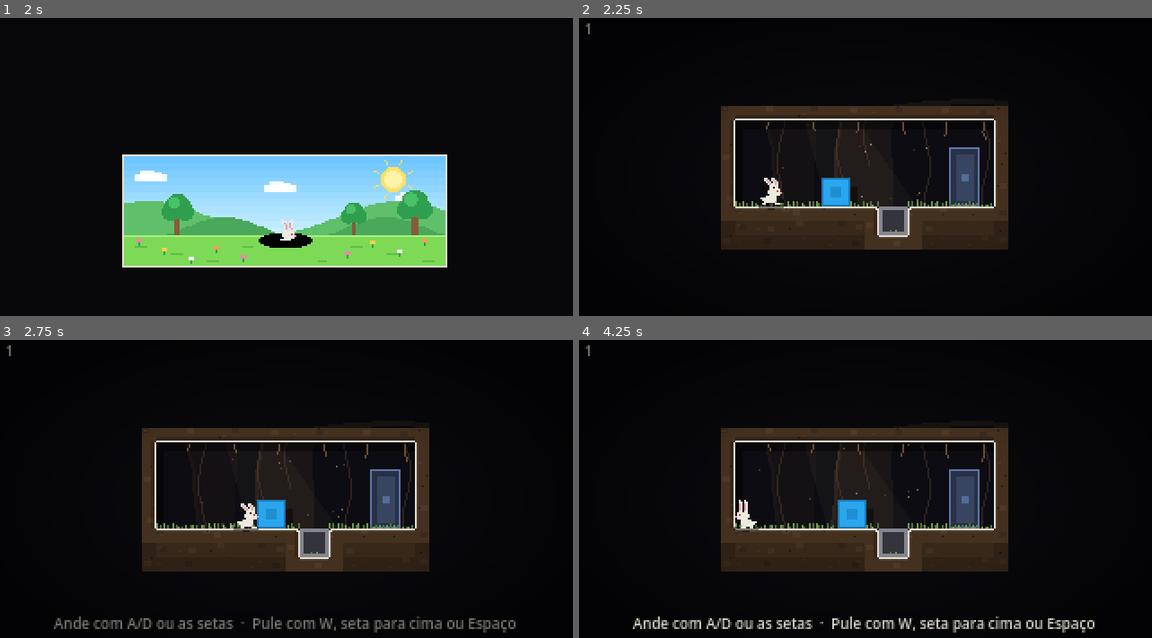
Above: before the commit, frames 1-4 (two rows, left to right).
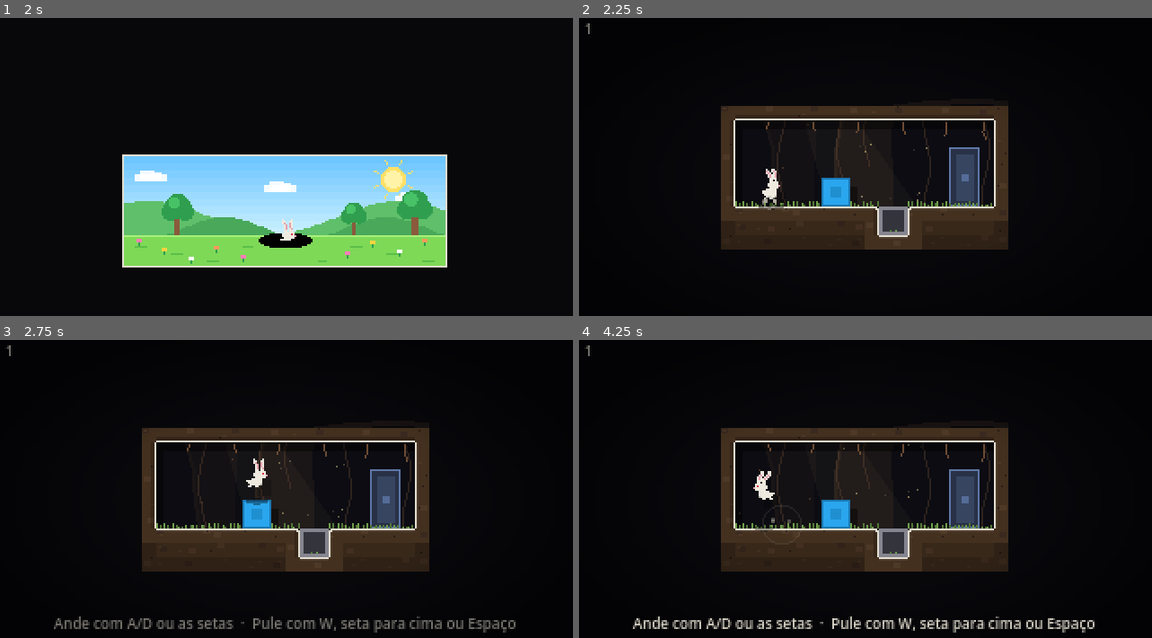
Above: after the commit, the same moments.

Repository: victobonetti/FREE
Game: Godot game, scene res://scenes/main.tscn
The game is run twice, just before and just after one commit, with the same random seed, the same clock (stepped at 60 frames per second) and the same inputs.
Inputs (mouse positions are in pixels of both pictures, inside the frame that each line leads up to):
- Up to frame 1 (2 s): tap Enter (start) at 0.5 s; move the mouse to (412, 161) at 0.52 s; hold D (move_right) 0.53-1.25 s; hold Space (jump) 0.53-1.25 s; click (412, 161) at 0.67 s; drag from (171, 193) to (257, 241) at 1.27 s
- Up to frame 2 (2.25 s): move the mouse to (922, 107) at 2.02 s; hold D (move_right) from 2.03 s (still down); hold Space (jump) from 2.03 s (still down); tap Page Down (next_room) at 2.1 s
- Up to frame 3 (2.75 s): keep holding D (move_right); keep holding Space (jump)
- Up to frame 4 (4.25 s): release D (move_right) at 2.75 s; release Space (jump) at 2.75 s; drag from (836, 563) to (693, 450) at 2.77 s; move the mouse to (1037, 548) at 3.52 s; hold A (move_left) from 3.53 s (still down); hold Space (jump) from 3.53 s (still down); tap Q (rotate_ccw) at 3.6 s

Frame 1 is identical in both runs. In frame 2, 0.2% of the frame differs, in the area x 31-36%, y 50-65%; in frame 3, 0.8%; in frame 4, 1.1%, in the area x 26-51%, y 43-65%.

Commit message:
Segurar o pulo repete o pulo a cada toque no chão (D98)
Co-Authored-By: Claude Opus 5.5 <noreply@anthropic.com>
Claude-Session: https://claude.ai/code/session_01UUHK2L34Y5k1sZ9bGVAo6W

Diff:
--- a/scripts/rabbit.gd
+++ b/scripts/rabbit.gd
@@ -155,6 +155,9 @@
 		jump_buf = BUFFER_FRAMES
 	else:
 		jump_buf = maxi(jump_buf - 1, 0)
+	# segurando o pulo, o coelho pula de novo a cada vez que toca o chão (D98)
+	if jump_held and on_ground and rope == null:
+		jump_buf = maxi(jump_buf, 1)
 
 	# --- Horizontal ---
 	var top_speed := MAX_SPEED * lerpf(1.0, SWIM_SPEED, clampf(wet / FLOAT_FRAC, 0.0, 1.0))
--- a/tests/run_tests.gd
+++ b/tests/run_tests.gd
@@ -74,6 +74,7 @@
 	test_jeffrey_dynamite()
 	test_subsoil_and_anchors()
 	test_pass_bars()
+	test_hold_jump()
 	test_mecha_intro()
 	test_mecha_dash()
 	test_mecha_homing()
@@ -1890,13 +1891,18 @@
 	check(_water_right_of(208) > 0.95, "ao voltar, a água cai na cuia da direita (%.0f%%)" % (_water_right_of(208) * 100.0))
 	check(not room.door_flooded and room.door_open, "a porta fica seca e abre")
 	check(room.state == "play" and room.rabbit.wet > 0.2, "o coelho caiu junto e boia na cuia da direita (%s)" % where())
-	# sai da cuia pela esquerda e cai de lado na cuia da porta
+	# sai da cuia pela esquerda e cai de lado na cuia da porta (segura o pulo só no ar: segurando
+	# no chão, o coelho pula de novo sozinho, D98)
+	var since := 99
 	for i in 600:
 		if room.state != "play":
 			break
-		var inp := {"move": -1.0, "jump_held": true}
+		since += 1
+		var inp := {"move": -1.0, "jump_held": since < 12}
 		if (room.rabbit.on_ground or room.rabbit.wet > 0.25) and i % 8 == 0:
 			inp["jump_pressed"] = true
+			inp["jump_held"] = true
+			since = 0
 		tick(inp)
 	check(won(), "chega à porta dobrando a borda e pulando sobre os espinhos (%s)" % where())
 	# o giro para o outro lado só devolve a água ao ponto de partida
@@ -3163,3 +3169,21 @@
 	check(flight > 100, "ela voa devagar (%d quadros)" % flight)
 	check(boss.lives < lost or room.state != "play", "parado onde ela mira, o coelho é atingido")
 	check(boss.DYN_RADIUS >= 3.0 * boss.BOMB_RADIUS, "o raio da dinamite é enorme (%.0f px, a bomba tem %.0f)" % [boss.DYN_RADIUS, boss.BOMB_RADIUS])
+
+
+## Segurando o pulo, o coelho pula de novo a cada vez que toca o chão (D98).
+func test_hold_jump() -> void:
+	print("segurar o pulo")
+	load_def(FLAT)
+	idle(10)
+	var jumps := 0
+	tick({"jump_pressed": true, "jump_held": true})
+	for i in 200:
+		tick({"jump_held": true})
+		if room.rabbit.ev_jump:
+			jumps += 1
+	check(jumps >= 3, "segurando, ele pula várias vezes seguidas (%d pulos)" % jumps)
+	idle(60)
+	var y: int = room.rabbit.pos.y
+	idle(60)
+	check(room.rabbit.on_ground and room.rabbit.pos.y == y, "soltando, ele para no chão")
Not shown, changed: docs/DECISOES.md
